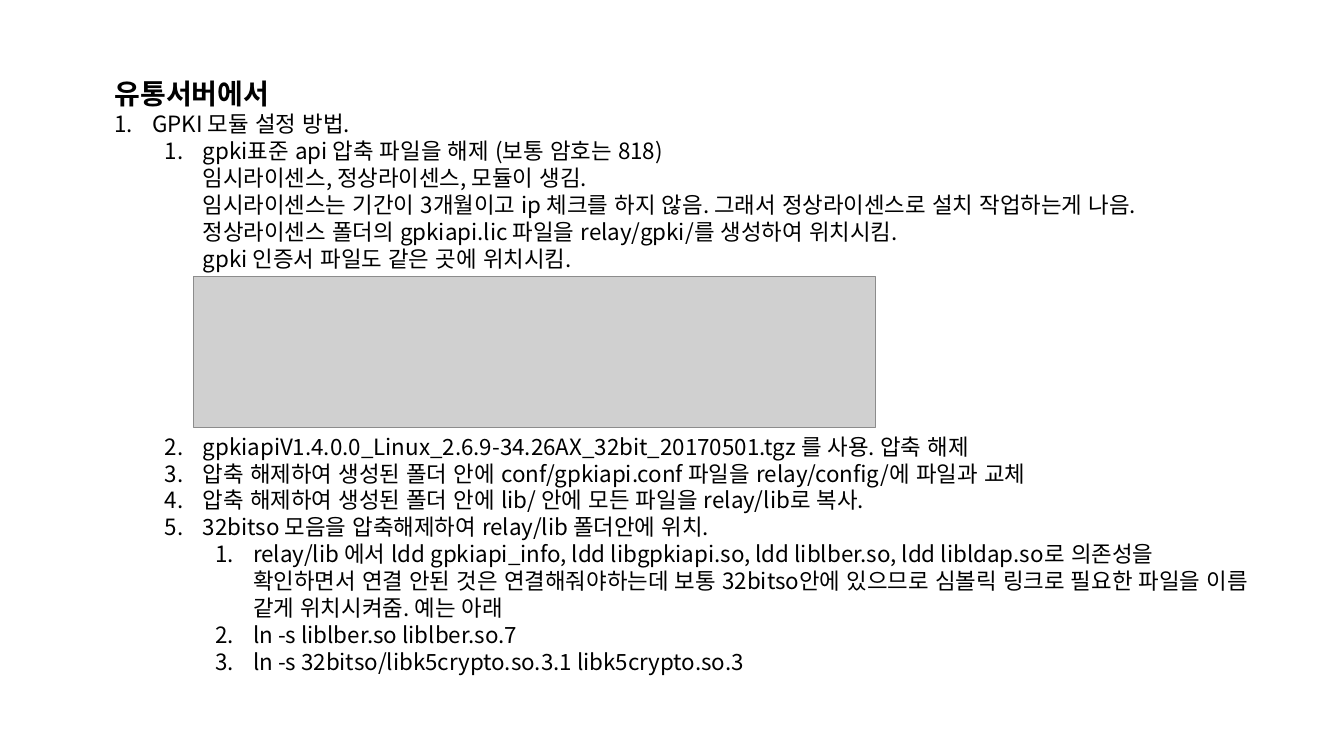
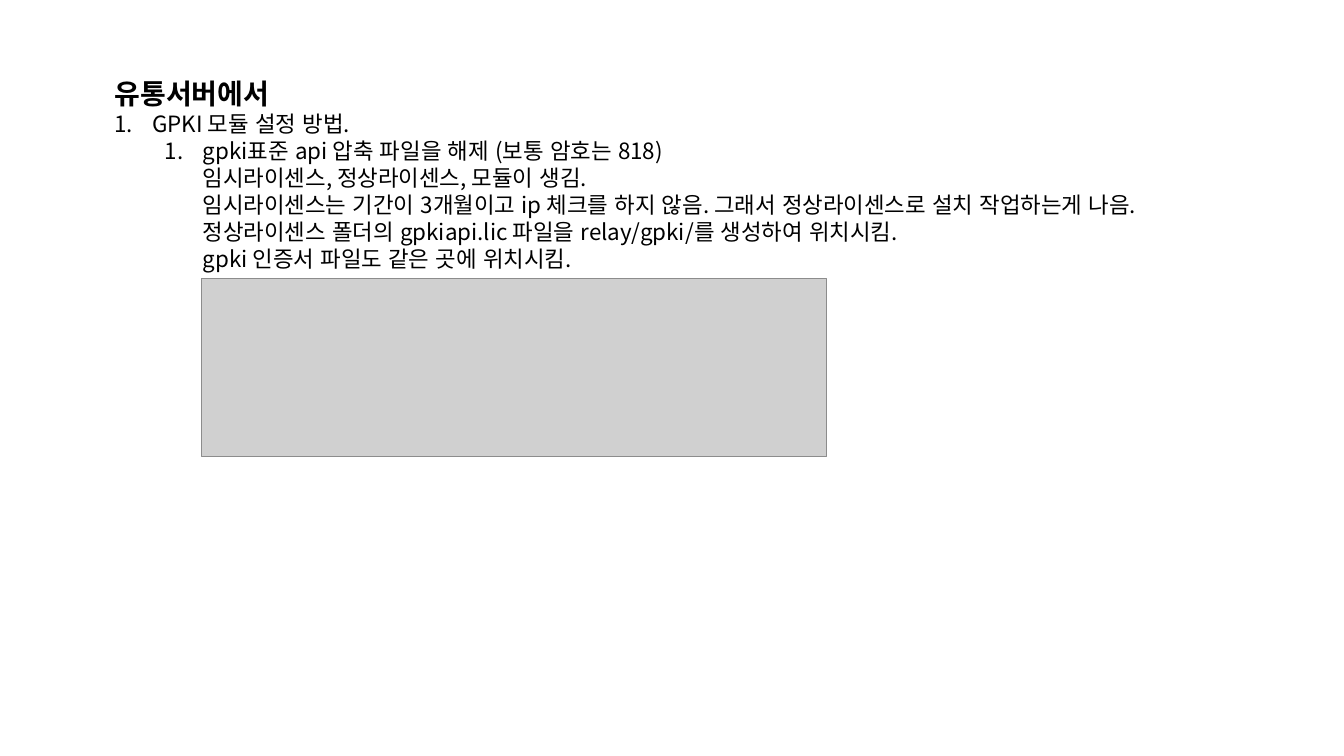
Before and after one commit to Shim8934/refactor_ezFlow4Java, a slide deck: slide 9 of docs/tech/ezApprovalG/문서유통 설치/문서유통 모듈 설치가이드.pptx (slide 4 before the commit). Drawn at 1344x756 pixels with LibreOffice and Linux fonts; fonts in the diff are those of the drawing; grey boxes stand for pictures. Boxes give left, top, right and bottom in pixels: in the first picture for what was removed or moved away, otherwise in the second. Text is boxed around its words. In the diff, an @@ line names an element or a change of style, - is before the commit and + after.

```diff
--- a/docs/tech/ezApprovalG/문서유통 설치/문서유통 모듈 설치가이드.pptx
+++ b/docs/tech/ezApprovalG/문서유통 설치/문서유통 모듈 설치가이드.pptx
@@ picture: place and size @@
-picture at (194, 276, 875, 427)
+picture at (202, 278, 827, 457)
@@ text at (203, 436, 1248, 675): paragraphs removed @@
-  2. gpkiapiV1.4.0.0_Linux_2.6.9-34.26AX_32bit_20170501.tgz 를 사용. 압축 해제
-  3. 압축 해제하여 생성된 폴더 안에 conf/gpkiapi.conf 파일을 relay/config/에 파일과 교체
-  4. 압축 해제하여 생성된 폴더 안에 lib/ 안에 모든 파일을 relay/lib로 복사.
-  5. 32bitso 모음을 압축해제하여 relay/lib 폴더안에 위치.
-    1. relay/lib 에서 ldd gpkiapi_info, ldd libgpkiapi.so, ldd liblber.so, ldd libldap.so로 의존성을 확인하면서 연결 안된 것은 연결해줘야하는데 보통 32bitso안에 있으므로 심볼릭 링크로 필요한 파일을 이름 같게 위치시켜줌. 예는 아래
-    2. ln -s liblber.so liblber.so.7
-    3. ln -s 32bitso/libk5crypto.so.3.1 libk5crypto.so.3
```
Also in this commit, not shown: 4 other slides changed, 7 slides added.
